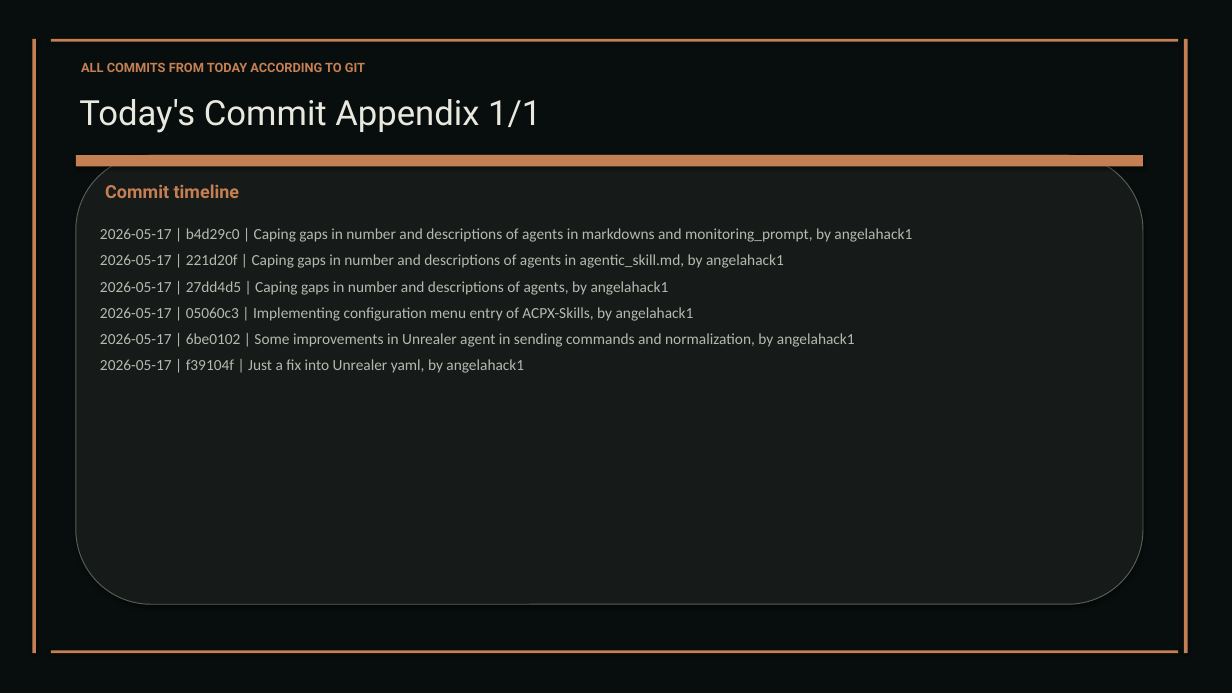
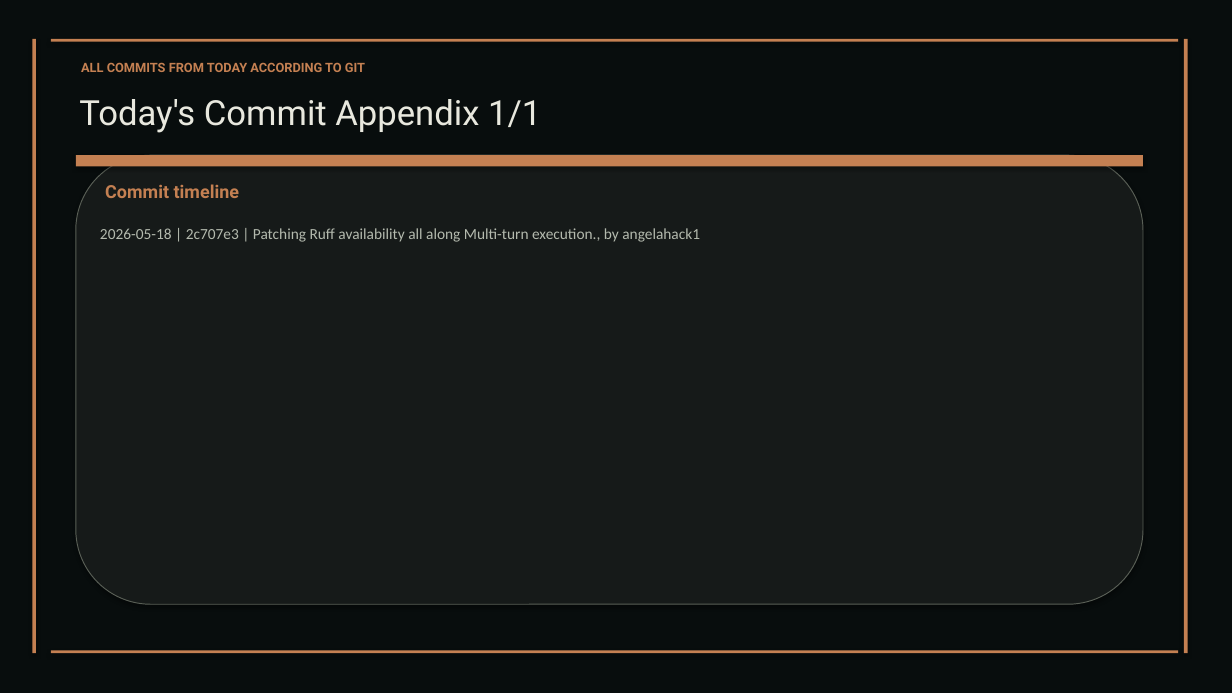
Before and after one commit to XAIHT/Tlamatini, a slide deck: slide 32 of Tlamatini_eXtended_Artificial_Intelligence_Humanly_Tempered.pptx. Drawn at 1232x693 pixels with LibreOffice and Linux fonts; fonts in the diff are those of the drawing. Boxes give left, top, right and bottom in pixels: in the first picture for what was removed or moved away, otherwise in the second. Text is boxed around its words. In the diff, an @@ line names an element or a change of style, - is before the commit and + after.

Commit message:
Updating version in all the documentation and installing/uninstalling windows, by angelahack1

```diff
--- a/Tlamatini_eXtended_Artificial_Intelligence_Humanly_Tempered.pptx
+++ b/Tlamatini_eXtended_Artificial_Intelligence_Humanly_Tempered.pptx
@@ text at bbox=[100, 228, 700, 242]: text changed @@
-2026-05-17 | b4d29c0 | Caping gaps in number and descriptions of agents in markdowns and monitoring_prompt, by angelahack1
-2026-05-17 | 221d20f | Caping gaps in number and descriptions of agents in agentic_skill.md, by angelahack1
-2026-05-17 | 27dd4d5 | Caping gaps in number and descriptions of agents, by angelahack1
-2026-05-17 | 05060c3 | Implementing configuration menu entry of ACPX-Skills, by angelahack1
-2026-05-17 | 6be0102 | Some improvements in Unrealer agent in sending commands and normalization, by angelahack1
-2026-05-17 | f39104f | Just a fix into Unrealer yaml, by angelahack1
+2026-05-18 | 2c707e3 | Patching Ruff availability all along Multi-turn execution., by angelahack1
```
Also in this commit, not shown: 6 other slides changed, 6 other files.
